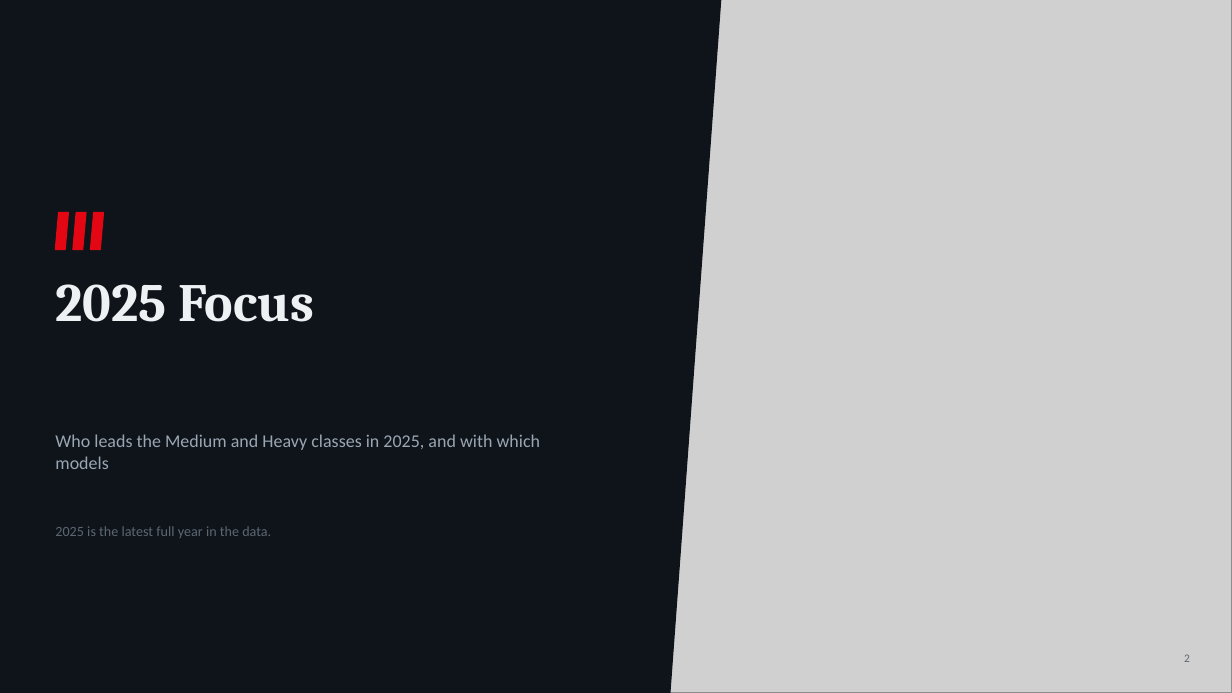
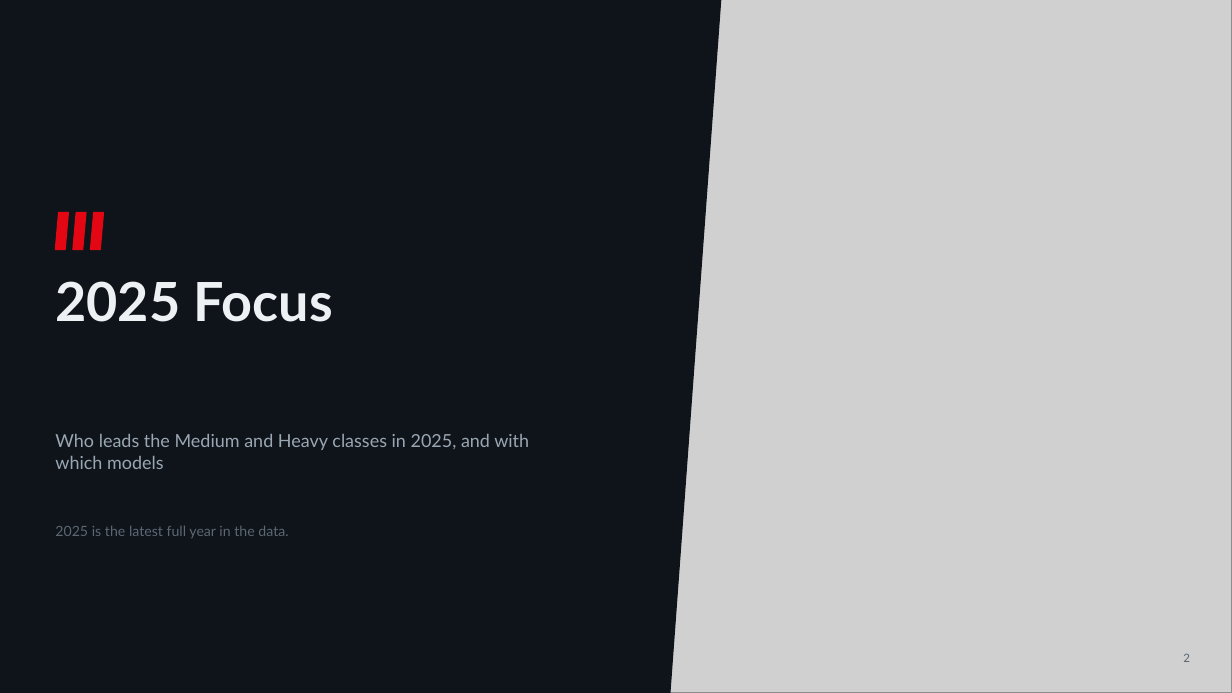
Before and after one commit to Godson7777/Ferarri_Crane_Tiberias, a slide deck: slide 3 of slides/Flli_Ferrari_Market_Strategy_v5.pptx. Drawn at 1232x693 pixels with LibreOffice and Linux fonts; fonts in the diff are those of the drawing; grey boxes stand for pictures. Boxes give left, top, right and bottom in pixels: in the first picture for what was removed or moved away, otherwise in the second. Text is boxed around its words. In the diff, an @@ line names an element or a change of style, - is before the commit and + after.

```diff
--- a/slides/Flli_Ferrari_Market_Strategy_v5.pptx
+++ b/slides/Flli_Ferrari_Market_Strategy_v5.pptx
@@ text "2025 Focus" at box(55, 281, 333, 322): font Cambria to Lato @@
@@ text "Who leads the Medium and ..." at box(55, 434, 529, 469): font Calibri to Lato @@
@@ text "2025 is the latest full ..." at box(55, 526, 288, 538): font Calibri to Lato @@
```
Also in this commit, not shown: 11 other slides changed, 1 slide removed, 6 other files.
